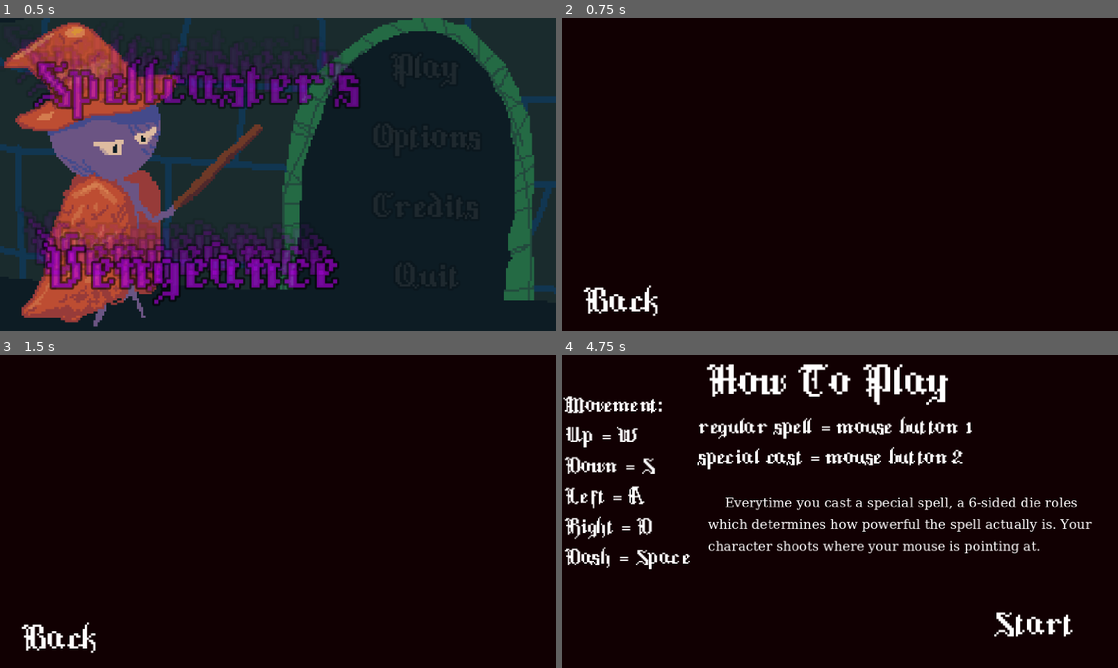
Above: before the commit, frames 1-4 (two rows, left to right).
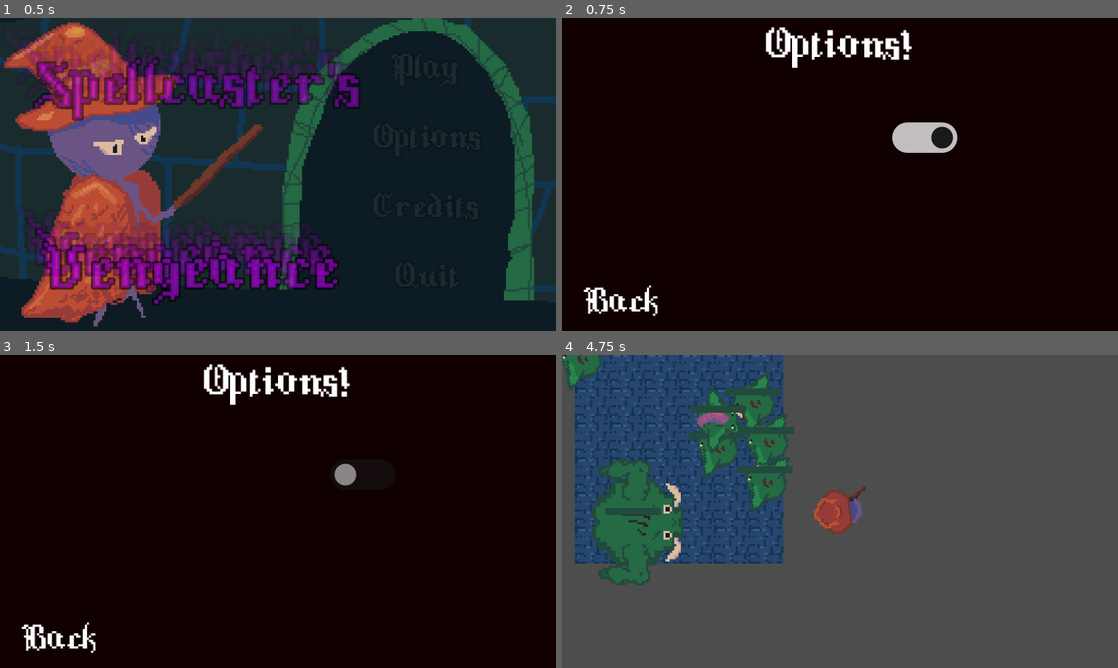
Above: after the commit, the same moments.

Repository: KatLuvsYa3/SELUGameJam26_Godot_Bros
Game: Godot game, scene res://main_scenes/Main_Menu/titlecreennew.tscn
Two runs of this game, one before a commit and one after it. Both use one fixed random seed, a clock stepped at 60 frames per second and the inputs below.
Inputs (mouse positions are in pixels of both pictures, inside the frame that each line leads up to):
- Up to frame 1 (0.5 s): no input
- Up to frame 2 (0.75 s): click "Options" at 0.5 s
- Up to frame 3 (1.5 s): click (361, 473) at 1.27 s
- Up to frame 4 (4.75 s): click "Back" at 2 s; click "Play" at 2.75 s; click "⇒" at 3.5 s; tap Enter at 4.25 s; move the mouse to (962, 495) at 4.27 s; hold Right (ui_right) from 4.28 s (still down); hold K from 4.28 s (still down); click (962, 495) at 4.42 s; tap Space at 4.52 s

Frame 1 is identical in both runs. In frame 2, 2.3% of the frame differs, in the area x 36-72%, y 2-44%; in frame 3, 1.5%; in frame 4, 100%, in the area x 0-100%, y 0-100%.
Error after the commit: Invalid call. Nonexistent function 'update_misty' in base 'Nil'. (res://scripts/player_charbody.gd:69)

Commit message:
button on/off problem

Diff:
--- a/main_scenes/Main_Menu/options.gd
+++ b/main_scenes/Main_Menu/options.gd
@@ -1,10 +1,13 @@
 extends Node2D
-
-func _on_options_pressed() -> void:
-	get_tree().change_scene_to_file("res://main_scenes/Main_Menu/options.tscn")
 
 func _ready() -> void:
 	$Optionsbackbutton.pressed.connect(_on_back_button)
+	$HowToPlayCheck.button_pressed = GameSettings.show_HowToPlay
+	$HowToPlayCheck.toggled.connect(_on_HowToPlay_toggled)
 
 func _on_back_button() -> void:
 	get_tree().change_scene_to_file("res://main_scenes/Main_Menu/titlecreennew.tscn")
+
+func _on_HowToPlay_toggled(toggled_on: bool) -> void:
+	GameSettings.show_HowToPlay = toggled_on
+	GameSettings.save_data()
--- a/main_scenes/Main_Menu/options.tscn
+++ b/main_scenes/Main_Menu/options.tscn
@@ -38,3 +38,18 @@
 position = Vector2(128, 72)
 texture = ExtResource("2_3mo85")
 metadata/_edit_lock_ = true
+
+[node name="Label" type="Label" parent="." unique_id=1571943939]
+offset_left = 94.0
+offset_top = 3.0
+offset_right = 173.0
+offset_bottom = 27.0
+theme_override_fonts/font = ExtResource("2_hgrw2")
+theme_override_font_sizes/font_size = 20
+text = "Options!"
+
+[node name="HowToPlayCheck" type="CheckButton" parent="." unique_id=574556362]
+offset_left = 145.0
+offset_top = 43.0
+offset_right = 189.0
+offset_bottom = 67.0
